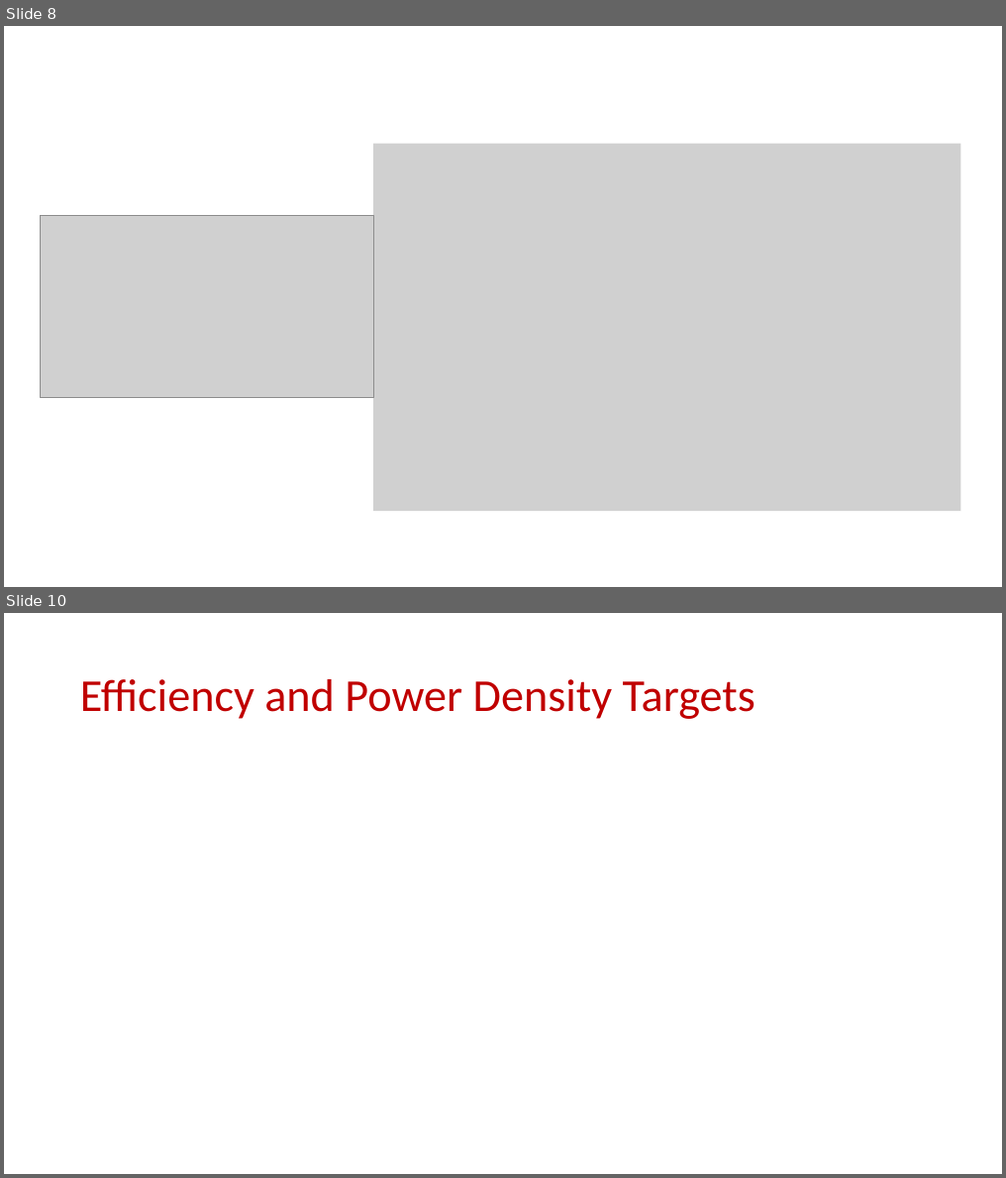
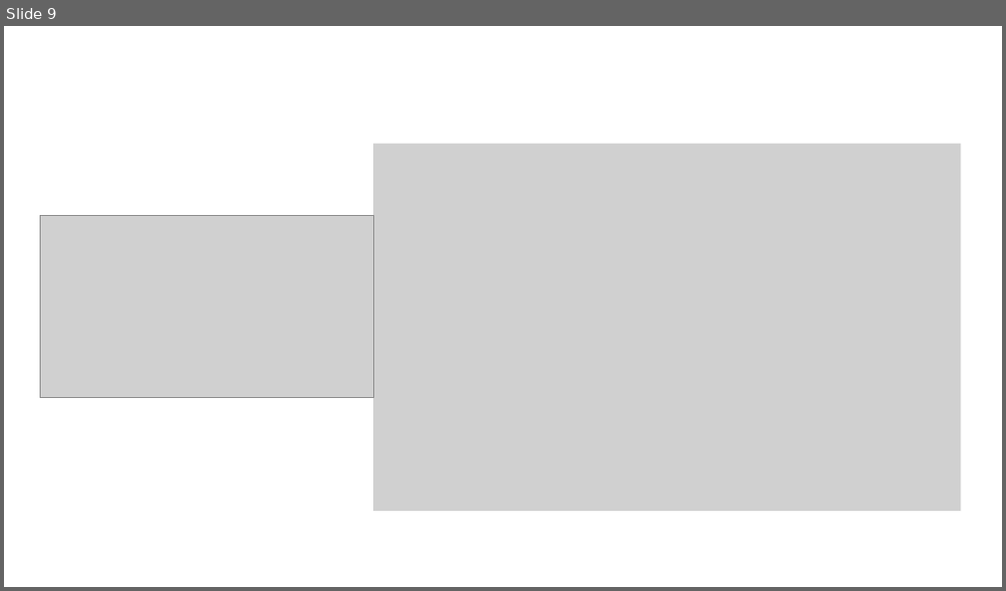
Before and after one commit to EnesAyaz/KTH, a slide deck: Weekly-Reports/InverterDesignConsideration.pptx. Shown one above the other, each under a label of ours: slides 8 and 10 before the commit, slide 9 after it; the slides between them are not shown. The pictures are 1006x1178 and 1006x591 pixels, drawn with LibreOffice and Linux fonts; fonts in the diff are those of the drawing; grey boxes stand for pictures. Boxes give left, top, right and bottom in pixels: in the first picture for what was removed or moved away, otherwise in the second. Text is boxed around its words. In the diff, an @@ line names an element or a change of style, - is before the commit and + after.

```diff
--- a/Weekly-Reports/InverterDesignConsideration.pptx
+++ b/Weekly-Reports/InverterDesignConsideration.pptx
@@ slide 10 removed at (x1=4, y1=613, x2=1002, y2=1174), background #FFFFFF @@
@@ title removed at (x1=80, y1=679, x2=755, y2=719) @@
-Efficiency and Power Density Targets
@@ what was slide 8 is now slide 9 @@
```
Also in this commit, not shown: 5 slides changed, 13 slides added, 1 other slide removed, 2 other files.
